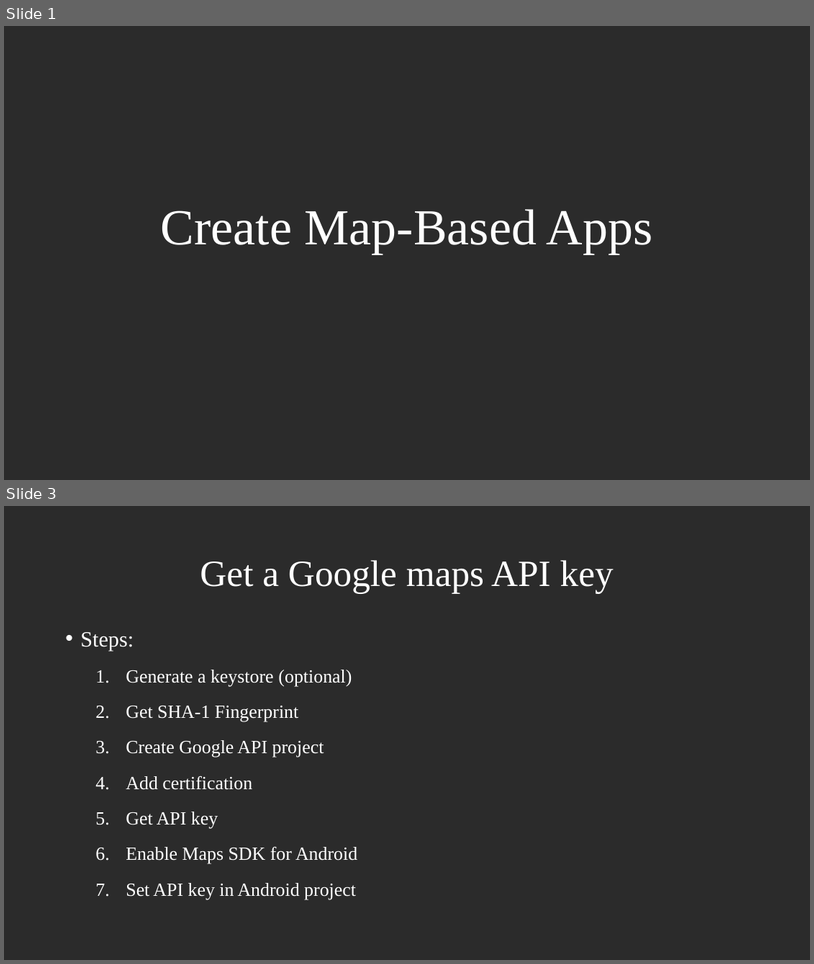
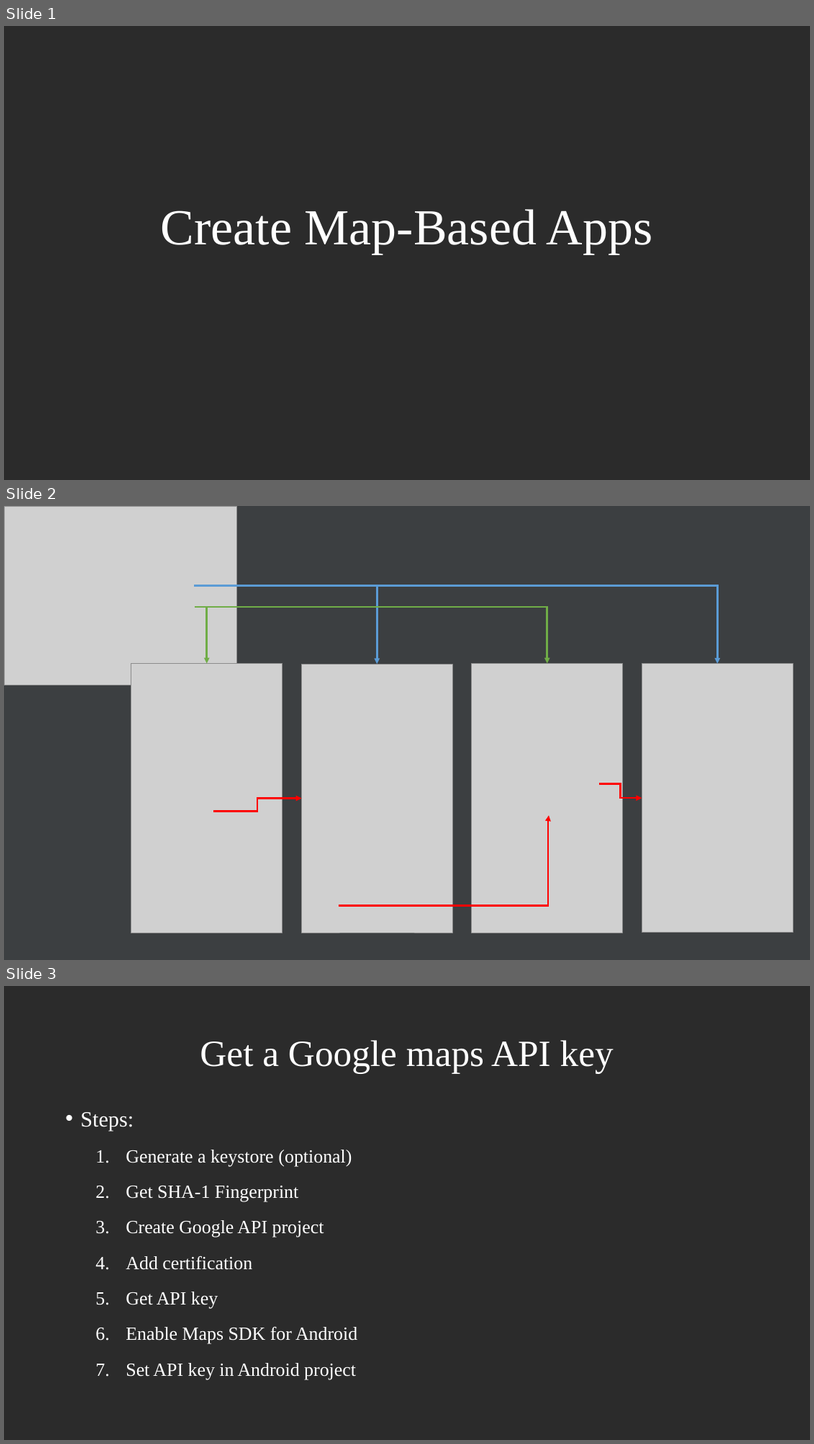
Before and after one commit to ao6swind/AndroidEasyTrip, a slide deck: doc/Create Map-Based Apps.pptx. Shown one above the other, each under a label of ours: slides 1 and 3 before the commit, slides 1, 2 and 3 after it; the slides between them are not shown. The pictures are 814x964 and 814x1444 pixels, drawn with LibreOffice and Linux fonts; fonts in the diff are those of the drawing; grey boxes stand for pictures. Boxes give left, top, right and bottom in pixels: in the first picture for what was removed or moved away, otherwise in the second. Text is boxed around its words. In the diff, an @@ line names an element or a change of style, - is before the commit and + after.

```diff
--- a/doc/Create Map-Based Apps.pptx
+++ b/doc/Create Map-Based Apps.pptx
@@ slide 2 added at bbox=[4, 506, 810, 960], background #2B2B2B @@
@@ rectangle added at bbox=[4, 506, 810, 960], fill #3C3F41 @@
@@ picture added at bbox=[4, 506, 237, 685] @@
@@ elbow arrow added from (195, 585) to (377, 664), #5B9BD5 2.25 pt @@
@@ elbow arrow added from (195, 585) to (718, 663), #5B9BD5 2.25 pt @@
@@ elbow arrow added from (195, 607) to (206, 663), #70AD47 2.25 pt @@
@@ elbow arrow added from (195, 607) to (548, 663), #70AD47 2.25 pt @@
@@ picture added at bbox=[131, 663, 282, 932] @@
@@ picture added at bbox=[301, 664, 453, 932] @@
@@ picture added at bbox=[471, 663, 623, 932] @@
@@ picture added at bbox=[642, 663, 793, 932] @@
@@ elbow arrow added from (600, 784) to (642, 798), #FF0000 2.25 pt @@
@@ elbow arrow added from (214, 811) to (301, 798), #FF0000 2.25 pt @@
@@ elbow arrow added from (339, 906) to (549, 815), #FF0000 2.25 pt @@
```
Also in this commit, not shown: 10 slides changed, 6 other slides added, 2 slides removed, 3 other files.
